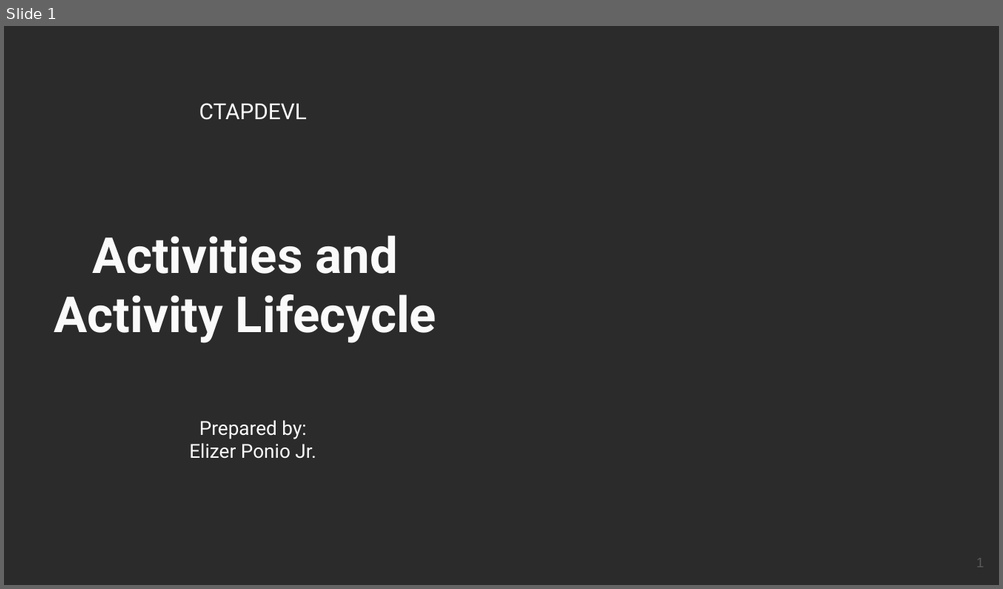
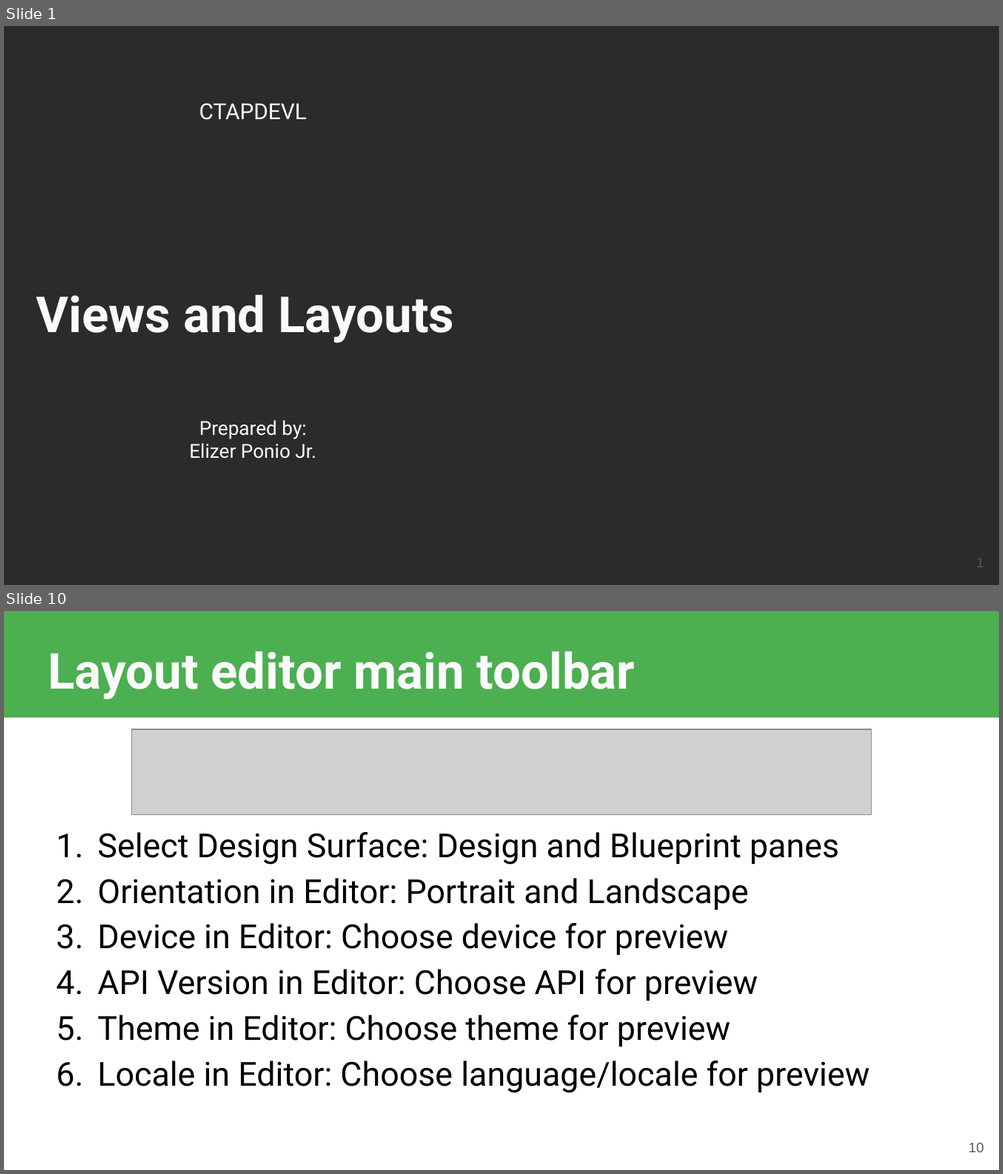
Before and after one commit to robitussin/CTAPDEVL, a slide deck: 3 - User Interface/Layout.pptx. Shown one above the other, each under a label of ours: slide 1 before the commit, slides 1 and 10 after it; the slides between them are not shown. The pictures are 1003x589 and 1003x1174 pixels, drawn with LibreOffice and Linux fonts; fonts in the diff are those of the drawing; grey boxes stand for pictures; background and template pictures are left out; a plain dark background stands for a picture behind light text. Boxes give left, top, right and bottom in pixels: in the first picture for what was removed or moved away, otherwise in the second. Text is boxed around its words. In the diff, an @@ line names an element or a change of style, - is before the commit and + after.

Commit message:
Updated views and layouts

```diff
--- a/3 - User Interface/Layout.pptx
+++ b/3 - User Interface/Layout.pptx
@@ slide 10 added at (4,611,999,1170), background #FFFFFF @@
@@ rectangle added at (4,611,999,718), fill #4CAF50 @@
@@ title added at (48,651,635,700), 36 pt, text #FAFAFA, bold @@
+Layout editor main toolbar
@@ picture added at (131,729,871,815) @@
@@ text added at (97,832,869,1093), 24 pt, text #000000 @@
+1. Select Design Surface: Design and Blueprint panes
+2. Orientation in Editor: Portrait and Landscape
+3. Device in Editor: Choose device for preview
+4. API Version in Editor: Choose API for preview
+5. Theme in Editor: Choose theme for preview
+6. Locale in Editor: Choose language/locale for preview
@@ page number added at (968,1143,984,1153), 10 pt, text #595959 @@
+10
@@ slide 1 changed as well @@
@@ title at (36,295,454,343): text changed @@
-Activities and Activity Lifecycle
+Views and Layouts
```
Also in this commit, not shown: 2 other slides changed, 27 other slides added, 37 slides removed.
